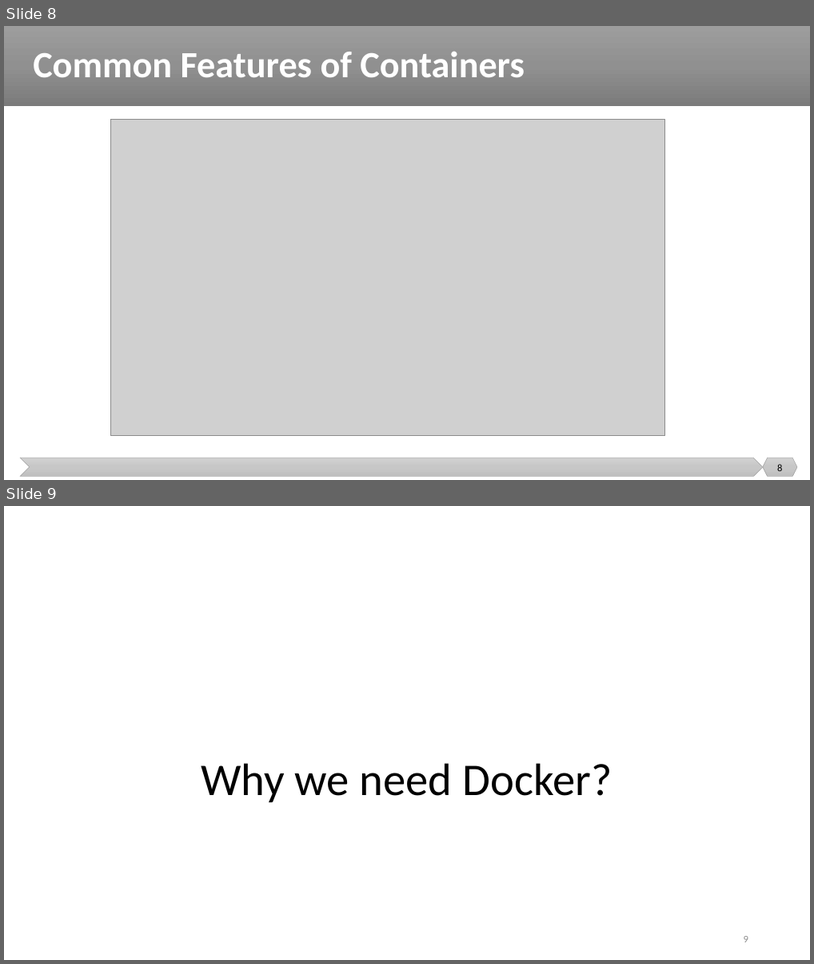
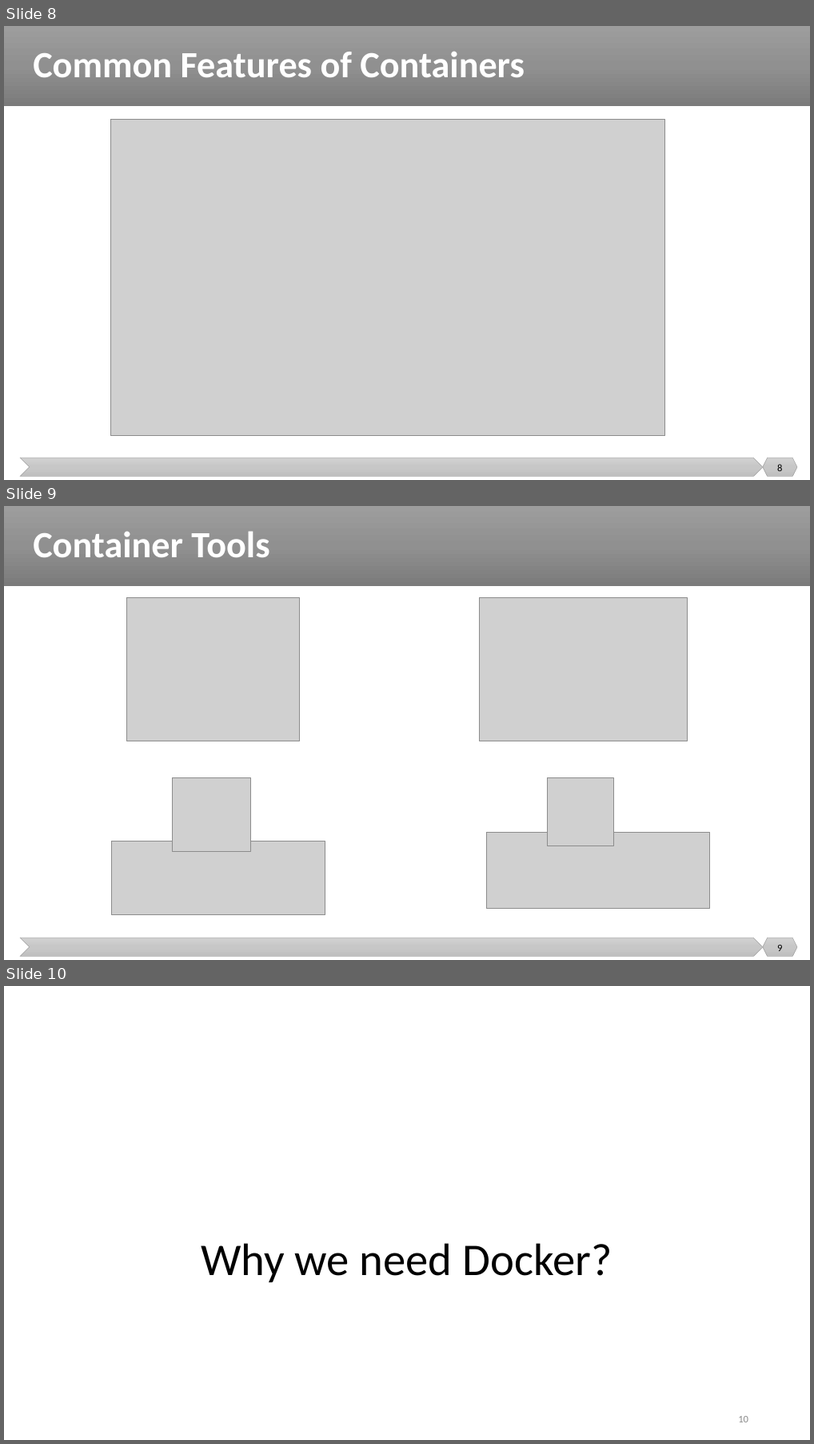
Before and after one commit to malenezi/malenezi, a slide deck: SE489/Lectures/4-Containerization/Containerization.pptx. Shown one above the other, each under a label of ours: slides 8 and 9 before the commit, slides 8, 9 and 10 after it. The pictures are 814x964 and 814x1444 pixels, drawn with LibreOffice and Linux fonts; fonts in the diff are those of the drawing; grey boxes stand for pictures. Boxes give left, top, right and bottom in pixels: in the first picture for what was removed or moved away, otherwise in the second. Text is boxed around its words. In the diff, an @@ line names an element or a change of style, - is before the commit and + after.

```diff
--- a/SE489/Lectures/4-Containerization/Containerization.pptx
+++ b/SE489/Lectures/4-Containerization/Containerization.pptx
@@ slide 9 added at [4,506,810,960], background #FFFFFF; not listed: 3 template elements that a slide beside it also shows @@
@@ title added at [33,531,270,557], 44 pt, text #FFFFFF, bold @@
+Container Tools
@@ picture added at [127,598,300,741] @@
@@ picture added at [479,597,687,740] @@
@@ picture added at [173,778,251,852] @@
@@ picture added at [547,778,614,845] @@
@@ picture added at [112,840,326,914] @@
@@ picture added at [486,832,710,908] @@
@@ page number added at [778,944,782,951], 12 pt, text #000000 @@
+9
@@ what was slide 9 is now slide 10 @@
@@ page number at [738,1416,749,1422]: text changed @@
-9
+10
```
Also in this commit, not shown: 17 other slides added.
